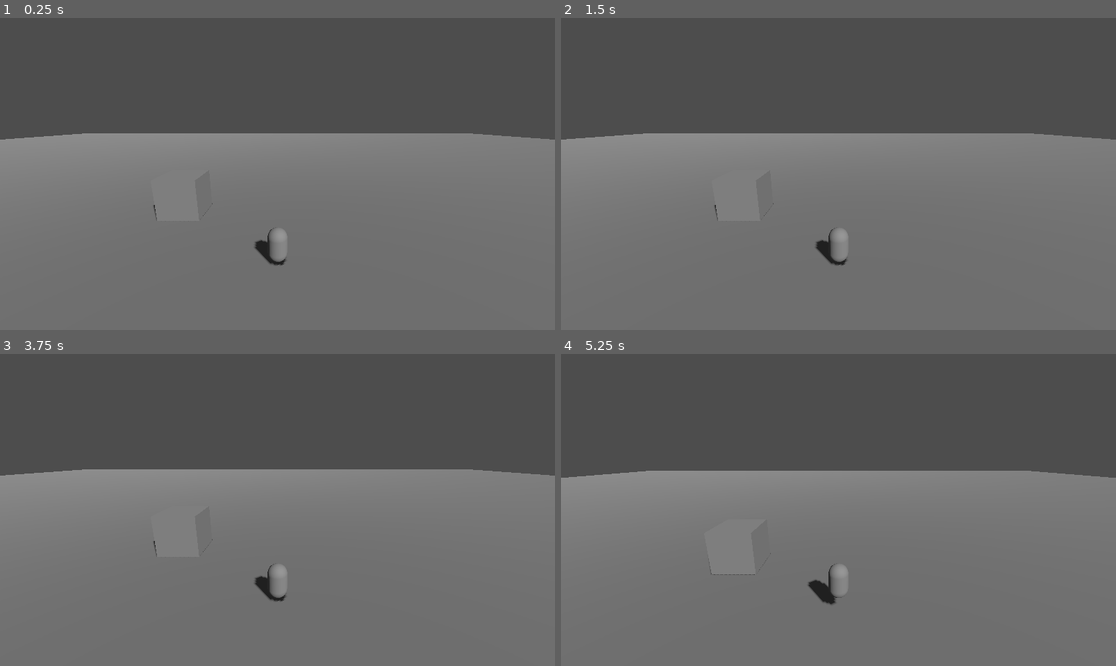
Above: before the commit, frames 1-4 (two rows, left to right).
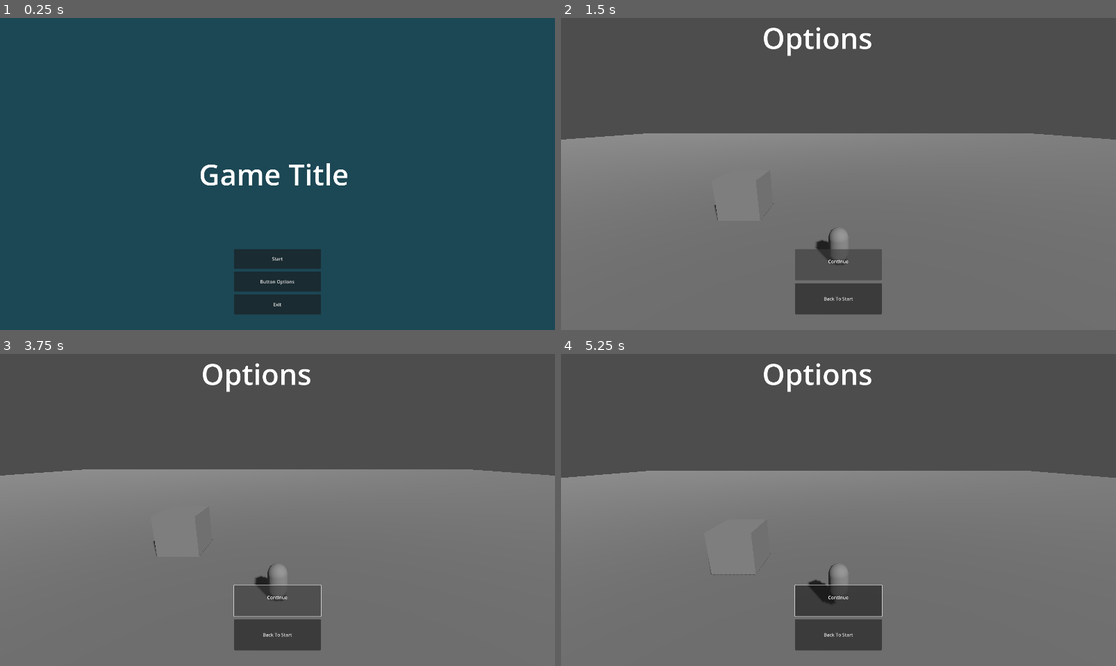
Above: after the commit, the same moments.

Repository: Kaylin-NormanSlack/ProjectPowerCommand
Game: Godot game, scene res://UserInterface/MainMenu.tscn
Same seed, same stepped clock (60 frames per second), same inputs: the game is played once before the commit and once after it. Before the commit the project starts from res://Gameplay.tscn.
Inputs (mouse positions are in pixels of both pictures, inside the frame that each line leads up to):
- Up to frame 1 (0.25 s): no input
- Up to frame 2 (1.5 s): click (838, 280) at 0.5 s, where only the run after the commit has a clickable "Button Options"; click (838, 258) at 1.25 s, where only the run after the commit has a clickable "Start"
- Up to frame 3 (3.75 s): click (277, 634) at 2 s, where only the run after the commit has a clickable "Back To Start"; click (277, 594) at 2.75 s, where only the run after the commit has a clickable "Start"; click (277, 600) at 3.5 s, where only the run after the commit has a clickable "Continue"
- Up to frame 4 (5.25 s): click (838, 600) at 4.25 s, where only the run after the commit has a clickable "Continue"; tap Enter (ui_accept) at 5 s; move the mouse to (866, 510) at 5.02 s; hold W (up) from 5.03 s (still down); hold Right mouse button (rotate_camera) from 5.03 s (still down)

The runs differ from the first frame. In frame 1, 100% of the frame differs, in the area x 0-100%, y 0-100%; in frame 2, 3.5%; in frame 3, 3.6%; in frame 4, 3.5%.

Commit message:
Added some basic scenes and scene transitions.

Diff:
--- /dev/null
+++ b/Autoloads/Game.gd
@@ -0,0 +1,40 @@
+extends Node2D
+
+
+signal NewGame		#You choose how to use it
+signal Restart		#Reloads current scene
+signal ChangeScene	#Pass location of next scene file
+signal Exit			#Triggers closing the game
+
+@onready var CurrentScene = null
+var NextScene
+
+var loader: = ResourceAsyncLoader.new()
+
+# Called when the node enters the scene tree for the first time.
+func _ready():
+	connect("Exit",Callable(self,"on_Exit"))
+	connect("ChangeScene",Callable(self,"on_ChangeScene"))
+	connect("Restart",Callable(self,"restart_scene"))
+	pass
+
+
+# we can add fade effects to this code later!
+func on_ChangeScene(scene) -> void:
+	NextScene = await loader.load_start([scene])
+	switch_scene()
+
+func switch_scene()->void:
+	CurrentScene = NextScene[0]
+	NextScene = null
+	get_tree().change_scene_to_packed(CurrentScene)
+
+func restart_scene()-> void:
+	get_tree().reload_current_scene()
+
+func on_Exit()->void:
+	get_tree().quit()
+
+# Called every frame. 'delta' is the elapsed time since the previous frame.
+func _process(delta):
+	pass
--- a/Gameplay.tscn
+++ b/Gameplay.tscn
@@ -1,7 +1,8 @@
-[gd_scene load_steps=6 format=3 uid="uid://dxfpex0ydv3aa"]
+[gd_scene load_steps=7 format=3 uid="uid://dxfpex0ydv3aa"]
 
 [ext_resource type="PackedScene" uid="uid://ufq1edu4opmr" path="res://Environment/Box.tscn" id="1_hgilq"]
 [ext_resource type="PackedScene" uid="uid://sehq4ogge7br" path="res://Units/Player/Player.tscn" id="1_ksyta"]
+[ext_resource type="PackedScene" uid="uid://dwj51v8qc38g1" path="res://UserInterface/Options.tscn" id="3_vkyse"]
 
 [sub_resource type="StandardMaterial3D" id="StandardMaterial3D_yi476"]
 albedo_color = Color(0.486275, 0.486275, 0.486275, 1)
@@ -40,3 +41,11 @@
 transform = Transform3D(0.823513, -0.359561, 0.438797, 1.08803e-16, 0.773486, 0.633813, -0.567298, -0.521953, 0.636976, 2.08165e-12, 15, 2.08165e-12)
 light_energy = 0.539
 shadow_enabled = true
+
+[node name="Control" type="Control" parent="."]
+layout_mode = 3
+anchors_preset = 0
+offset_right = 40.0
+offset_bottom = 40.0
+
+[node name="OptionsMenu" parent="Control" instance=ExtResource("3_vkyse")]
--- /dev/null
+++ b/ResourceAsyncLoader.gd
@@ -0,0 +1,39 @@
+class_name ResourceAsyncLoader	#Godot 3.2.2
+
+#USE IT LIKE THIS
+#var loader = ResourceAsyncLoader_GT.new()
+#var list = ["res://icon.png"]
+#var resources = await loader.load_start( list ).completed
+
+signal done
+
+var thread: = Thread.new()
+var mutex: = Mutex.new()
+
+var can_async:bool = ["Windows", "OSX", "UWP", "X11"].has(OS.get_name())
+
+func load_start(resource_list:Array)->Array:
+	var resources_in = resource_list.duplicate()
+	var out: = []
+	if can_async:
+		thread.start(Callable(self,'threaded_load').bind(resources_in))
+		out = await self.done
+		thread.wait_to_finish()
+	else:
+		out = regular_load(resources_in)
+	return out
+
+func threaded_load(resources_in:Array)->void:
+	var resources_out: = []
+
+	for res_in in resources_in:
+		mutex.lock()
+		resources_out.append(load(res_in))
+		mutex.unlock()
+	call_deferred('emit_signal', 'done', resources_out)
+
+func regular_load(resources_in:Array)->Array:
+	var resources_out: = []
+	for res_in in resources_in:
+		resources_out.append(load(res_in))
+	return resources_out
--- a/Units/Player/Player.gd
+++ b/Units/Player/Player.gd
@@ -12,7 +12,8 @@
 var rotating: bool = false
 
 func _ready():
-	Input.mouse_mode = Input.MOUSE_MODE_CAPTURED
+	#Input.mouse_mode = Input.MOUSE_MODE_CAPTURED
+	pass
 
 func _physics_process(delta):
 	# Add the gravity.
--- /dev/null
+++ b/UserInterface/InGameOptions.gd
@@ -0,0 +1,21 @@
+extends CanvasLayer
+
+@export var Main_Menu: String
+
+# Called when the node enters the scene tree for the first time.
+func _ready():
+	pass # Replace with function body.
+
+
+# Called every frame. 'delta' is the elapsed time since the previous frame.
+func _process(delta):
+	pass
+
+
+func _on_continue_button_pressed():
+	set_process(false)
+
+
+
+func _on_back_to_start_pressed():
+		Game.emit_signal("ChangeScene",Main_Menu)
--- /dev/null
+++ b/UserInterface/MainMenu.gd
@@ -0,0 +1,24 @@
+extends ColorRect
+
+@export var Next_Scene: String
+
+# Called when the node enters the scene tree for the first time.
+func _ready():
+	pass # Replace with function body.
+
+
+# Called every frame. 'delta' is the elapsed time since the previous frame.
+func _process(delta):
+	pass
+
+
+func _on_start_button_pressed():
+	Game.emit_signal("ChangeScene",Next_Scene)
+
+
+func _on_exit_button_pressed():
+	get_tree().quit()
+
+
+func _on_options_button_pressed():
+	pass # Replace with function body.
--- /dev/null
+++ b/UserInterface/MainMenu.tscn
@@ -0,0 +1,73 @@
+[gd_scene load_steps=3 format=3 uid="uid://c7yu156e8bmkt"]
+
+[ext_resource type="Script" path="res://UserInterface/MainMenu.gd" id="1_ad4oy"]
+
+[sub_resource type="Theme" id="Theme_kg7lu"]
+
+[node name="MainMenu" type="ColorRect"]
+anchors_preset = 15
+anchor_right = 1.0
+anchor_bottom = 1.0
+grow_horizontal = 2
+grow_vertical = 2
+color = Color(0, 0.262745, 0.34902, 0.631373)
+script = ExtResource("1_ad4oy")
+Next_Scene = "res://Gameplay.tscn"
+
+[node name="RichTextLabel" type="RichTextLabel" parent="."]
+anchors_preset = 8
+anchor_left = 0.5
+anchor_top = 0.5
+anchor_right = 0.5
+anchor_bottom = 0.5
+offset_left = -272.0
+offset_top = -68.5
+offset_right = 272.0
+offset_bottom = 68.5
+grow_horizontal = 2
+grow_vertical = 2
+theme = SubResource("Theme_kg7lu")
+theme_override_font_sizes/normal_font_size = 100
+text = "Game Title"
+fit_content_height = true
+scroll_active = false
+
+[node name="VBoxContainer" type="VBoxContainer" parent="."]
+anchors_preset = 8
+anchor_left = 0.5
+anchor_top = 0.5
+anchor_right = 0.5
+anchor_bottom = 0.5
+offset_left = -150.0
+offset_top = 260.0
+offset_right = 150.0
+offset_bottom = 486.0
+grow_horizontal = 2
+grow_vertical = 2
+theme_override_constants/separation = 10
+alignment = 1
+
+[node name="StartButton" type="Button" parent="VBoxContainer"]
+offset_right = 300.0
+offset_bottom = 68.0
+size_flags_vertical = 3
+text = "Start
+"
+
+[node name="OptionsButton" type="Button" parent="VBoxContainer"]
+offset_top = 78.0
+offset_right = 300.0
+offset_bottom = 147.0
+size_flags_vertical = 3
+text = "Button Options"
+
+[node name="ExitButton" type="Button" parent="VBoxContainer"]
+offset_top = 157.0
+offset_right = 300.0
+offset_bottom = 226.0
+size_flags_vertical = 3
+text = "Exit"
+
+[connection signal="pressed" from="VBoxContainer/StartButton" to="." method="_on_start_button_pressed"]
+[connection signal="pressed" from="VBoxContainer/OptionsButton" to="." method="_on_options_button_pressed"]
+[connection signal="pressed" from="VBoxContainer/ExitButton" to="." method="_on_exit_button_pressed"]
--- /dev/null
+++ b/UserInterface/Options.tscn
@@ -0,0 +1,58 @@
+[gd_scene load_steps=3 format=3 uid="uid://dwj51v8qc38g1"]
+
+[ext_resource type="Script" path="res://UserInterface/InGameOptions.gd" id="1_ftjvd"]
+
+[sub_resource type="Theme" id="Theme_kg7lu"]
+
+[node name="OptionsMenu" type="CanvasLayer"]
+script = ExtResource("1_ftjvd")
+Main_Menu = "res://UserInterface/MainMenu.tscn"
+
+[node name="RichTextLabel" type="RichTextLabel" parent="."]
+anchors_preset = 5
+anchor_left = 0.5
+anchor_right = 0.5
+offset_left = -264.0
+offset_right = 266.0
+offset_bottom = 137.0
+grow_horizontal = 2
+theme = SubResource("Theme_kg7lu")
+theme_override_font_sizes/normal_font_size = 100
+text = "Options"
+fit_content_height = true
+scroll_active = false
+
+[node name="VBoxContainer" type="VBoxContainer" parent="."]
+anchors_preset = 8
+anchor_left = 0.5
+anchor_top = 0.5
+anchor_right = 0.5
+anchor_bottom = 0.5
+offset_left = -150.0
+offset_top = 260.0
+offset_right = 150.0
+offset_bottom = 486.0
+grow_horizontal = 2
+grow_vertical = 2
+theme_override_constants/separation = 10
+alignment = 1
+
+[node name="ContinueButton" type="Button" parent="VBoxContainer"]
+layout_mode = 2
+offset_right = 300.0
+offset_bottom = 108.0
+size_flags_vertical = 3
+text = "Continue
+
+"
+
+[node name="BackToStart" type="Button" parent="VBoxContainer"]
+layout_mode = 2
+offset_top = 118.0
+offset_right = 300.0
+offset_bottom = 226.0
+size_flags_vertical = 3
+text = "Back To Start"
+
+[connection signal="pressed" from="VBoxContainer/ContinueButton" to="." method="_on_continue_button_pressed"]
+[connection signal="pressed" from="VBoxContainer/BackToStart" to="." method="_on_back_to_start_pressed"]
--- a/project.godot
+++ b/project.godot
@@ -8,12 +8,26 @@
 
 config_version=5
 
+_global_script_classes=[{
+"base": "RefCounted",
+"class": &"ResourceAsyncLoader",
+"language": &"GDScript",
+"path": "res://ResourceAsyncLoader.gd"
+}]
+_global_script_class_icons={
+"ResourceAsyncLoader": ""
+}
+
 [application]
 
 config/name="Project Power Command"
-run/main_scene="res://Gameplay.tscn"
+run/main_scene="res://UserInterface/MainMenu.tscn"
 config/features=PackedStringArray("4.0")
 config/icon="res://icon.svg"
+
+[autoload]
+
+Game="*res://Autoloads/Game.gd"
 
 [display]
 
